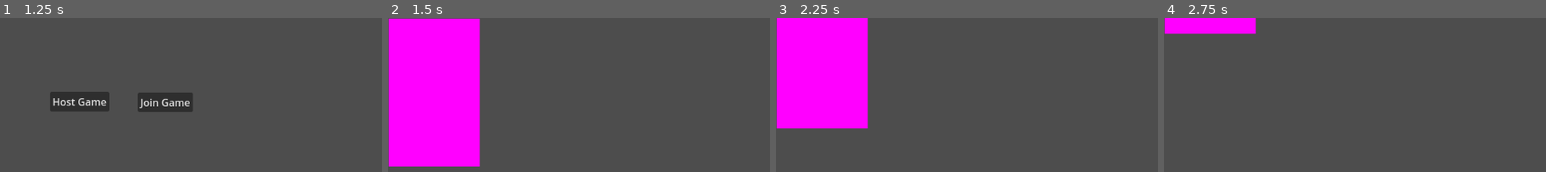
Above: before the commit, frames 1-4 (left to right).
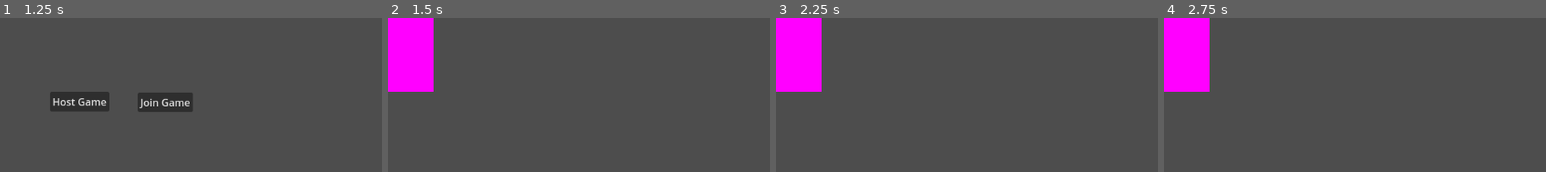
Above: after the commit, the same moments.

Repository: turkey-ball/turkey-ball
Game: Godot game, scene res://Scenes/LukasMPTest.tscn
Same seed, same stepped clock (60 frames per second), same inputs: the game is played once before the commit and once after it. This scene is started directly instead of the project's main scene.
Inputs:
- Up to frame 1 (1.25 s): tap Enter at 0.5 s; hold Up (ui_up) from 0.53 s (still down)
- Up to frame 2 (1.5 s): release Up (ui_up) at 1.25 s; click "Host Game" at 1.25 s
- Up to frame 3 (2.25 s): tap Space at 2 s; hold Up (ui_up) from 2.03 s (still down)
- Up to frame 4 (2.75 s): keep holding Up (ui_up)

Frame 1 is identical in both runs. In frame 2, 18% of the frame differs, in the area x 0-25%, y 0-97%; in frame 3, 12%; in frame 4, 5.8%.

Commit message:
move player controls to game

Diff:
--- /dev/null
+++ b/game.gd
@@ -0,0 +1,32 @@
+extends Node
+
+const SPEED = 300.0
+const JUMP_VELOCITY = -400.0
+
+# Get the gravity from the project settings to be synced with RigidBody nodes.
+var gravity = ProjectSettings.get_setting("physics/2d/default_gravity")
+
+# Called when the node enters the scene tree for the first time.
+func _ready():
+	pass # Replace with function body.
+
+
+# Called every frame. 'delta' is the elapsed time since the previous frame.
+func _process(delta):
+	pass
+
+func _physics_process(_delta):
+	# Get the input direction and handle the movement/deceleration.
+	# As good practice, you should replace UI actions with custom gameplay actions.
+	var direction_horizontal = Input.get_axis("ui_left", "ui_right")
+	var direction_vertical = Input.get_axis("ui_up", "ui_down")
+	if direction_horizontal:
+		$Arena/Player.velocity.x = direction_horizontal * SPEED
+	else:
+		$Arena/Player.velocity.x = 0
+	if direction_vertical:
+		$Arena/Player.velocity.y = direction_vertical * SPEED
+	else:
+		$Arena/Player.velocity.y = 0
+
+	$Arena/Player.move_and_slide()
--- a/game.tscn
+++ b/game.tscn
@@ -1,12 +1,18 @@
-[gd_scene load_steps=3 format=3 uid="uid://4tmocoy7pa3w"]
+[gd_scene load_steps=5 format=3 uid="uid://4tmocoy7pa3w"]
 
 [ext_resource type="PackedScene" uid="uid://s36l2vrgxmdi" path="res://arena.tscn" id="1_goens"]
+[ext_resource type="Script" path="res://game.gd" id="1_sa265"]
 [ext_resource type="PackedScene" uid="uid://dsilfbvb5t08r" path="res://player.tscn" id="2_so3og"]
+[ext_resource type="PackedScene" uid="uid://x233w78trjqi" path="res://turkey.tscn" id="3_itfda"]
 
 [node name="Game" type="Node"]
+script = ExtResource("1_sa265")
 
 [node name="Arena" parent="." instance=ExtResource("1_goens")]
 
 [node name="Player" parent="Arena" instance=ExtResource("2_so3og")]
 position = Vector2(439, 239)
 scale = Vector2(0.48, 0.48)
+
+[node name="Turkey" parent="Arena" instance=ExtResource("3_itfda")]
+position = Vector2(610, 309)
--- a/player.gd
+++ b/player.gd
@@ -1,29 +1,8 @@
 extends CharacterBody2D
 
-
-const SPEED = 300.0
-const JUMP_VELOCITY = -400.0
 
 # Get the gravity from the project settings to be synced with RigidBody nodes.
 var gravity = ProjectSettings.get_setting("physics/2d/default_gravity")
 
 func _init():
 	motion_mode = CharacterBody2D.MOTION_MODE_FLOATING
-
-func _physics_process(_delta):
-	# Get the input direction and handle the movement/deceleration.
-	# As good practice, you should replace UI actions with custom gameplay actions.
-	var direction_horizontal = Input.get_axis("ui_left", "ui_right")
-	var direction_vertical = Input.get_axis("ui_up", "ui_down")
-	print(direction_horizontal)
-	print(direction_vertical)
-	if direction_horizontal:
-		velocity.x = direction_horizontal * SPEED
-	else:
-		velocity.x = 0
-	if direction_vertical:
-		velocity.y = direction_vertical * SPEED
-	else:
-		velocity.y = 0
-
-	move_and_slide()
--- a/player.tscn
+++ b/player.tscn
@@ -16,7 +16,7 @@
 properties/1/replication_mode = 1
 
 [node name="Player" type="CharacterBody2D"]
-position = Vector2(-3, 0)
+position = Vector2(-76, -118)
 script = ExtResource("1_3yj7q")
 
 [node name="Sprite2D" type="Sprite2D" parent="."]
